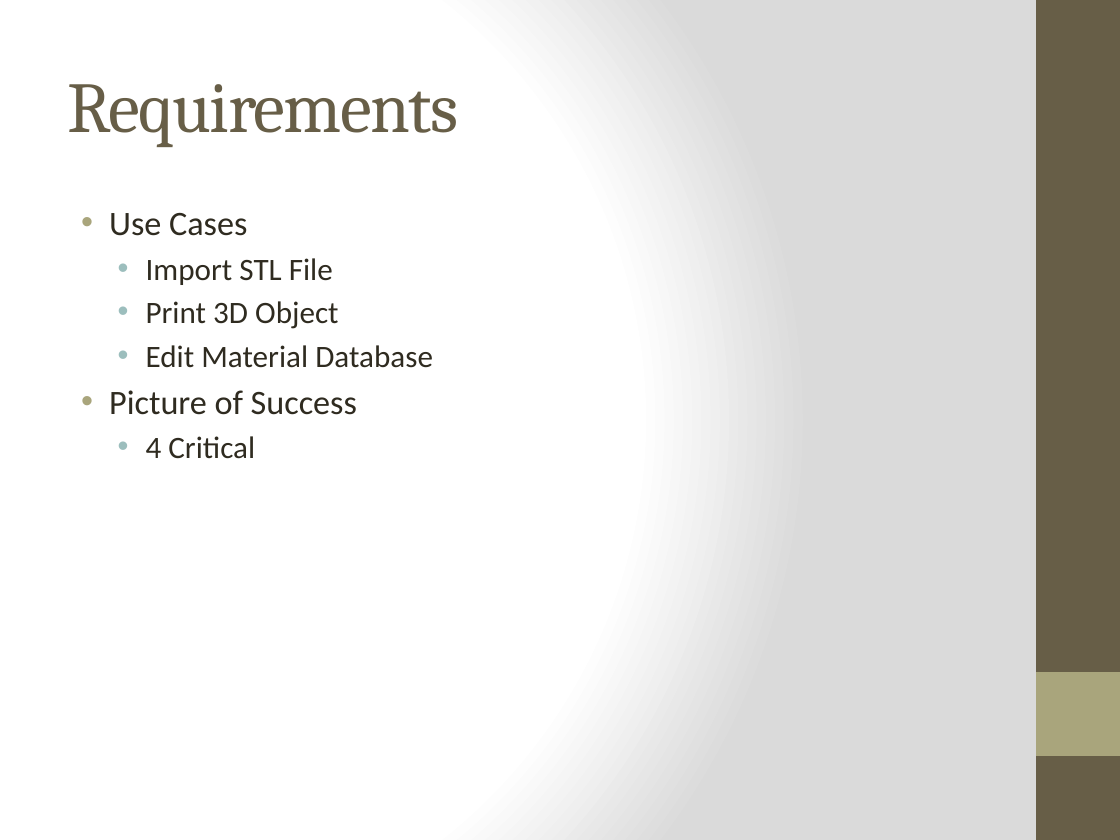
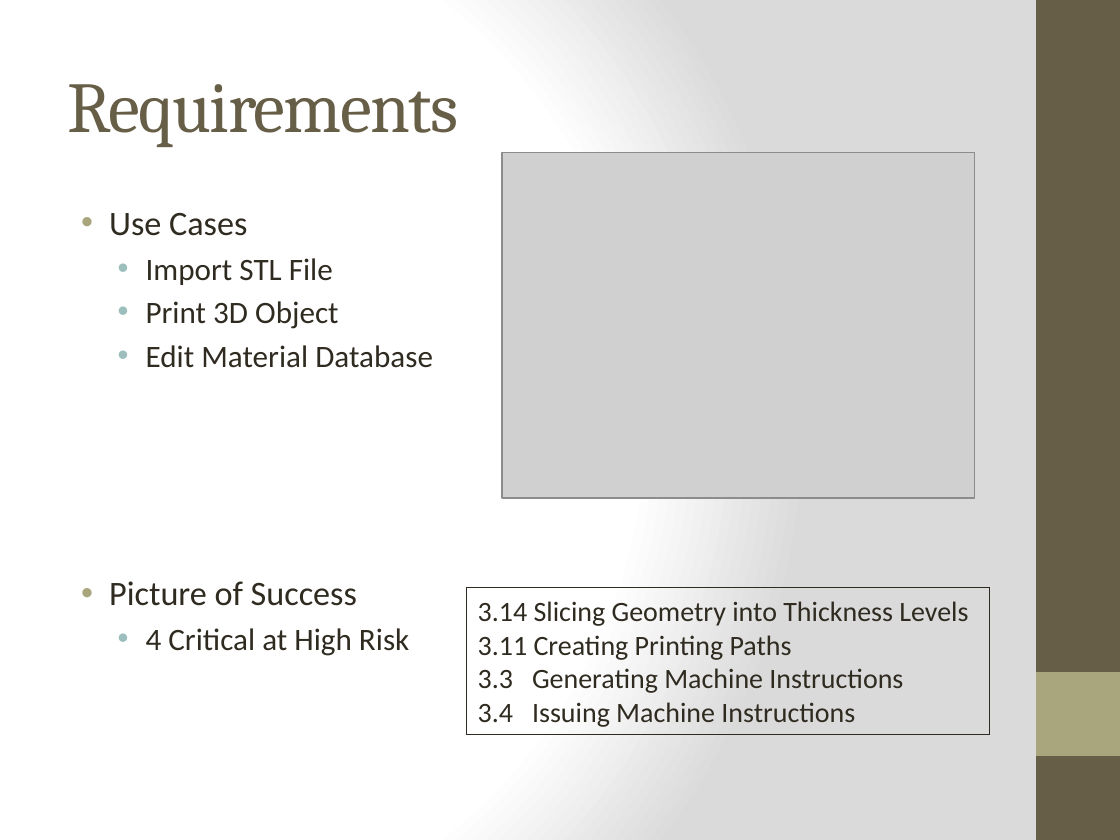
Before and after one commit to qpHalcy0n/SRDesign, a slide deck: slide 6 of Status Updates/2013 10 18.pptx. Drawn at 1120x840 pixels with LibreOffice and Linux fonts; fonts in the diff are those of the drawing; grey boxes stand for pictures. Boxes give left, top, right and bottom in pixels: in the first picture for what was removed or moved away, otherwise in the second. Text is boxed around its words. In the diff, an @@ line names an element or a change of style, - is before the commit and + after.

Commit message:
Updated Last Slide. Caught more typos in SRS

```diff
--- a/Status Updates/2013 10 18.pptx
+++ b/Status Updates/2013 10 18.pptx
@@ picture added at [502,152,974,497] @@
@@ rectangle added at [467,588,990,735], outline #2F2B20 0.75 pt, 18 pt, text #2F2B20 @@
+3.14 Slicing Geometry into Thickness Levels
+3.11 Creating Printing Paths
+3.3 Generating Machine Instructions
+3.4 Issuing Machine Instructions
@@ text at [146,628,409,656]: text changed @@
-  • 4 Critical
+  • 4 Critical at High Risk
```
Also in this commit, not shown: 1 other file.
